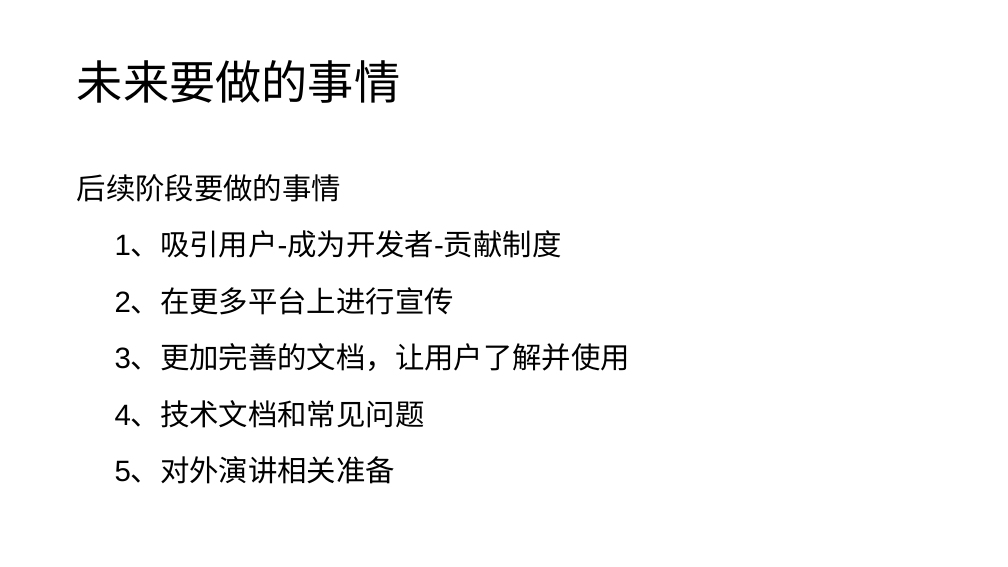
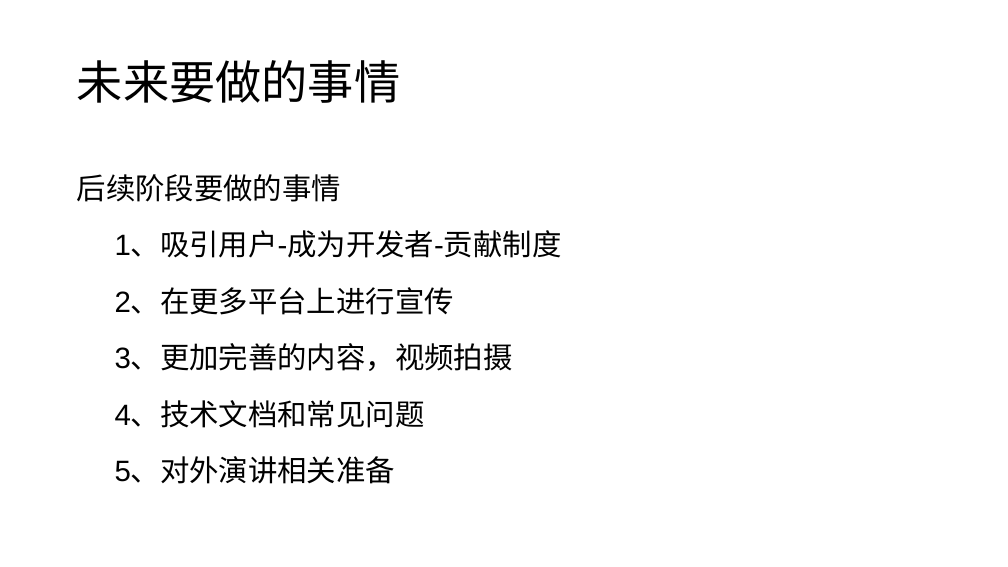
Before and after one commit to FIFCC/workdocs, a slide deck: slide 10 of About RevyOS/社区经理.pptx. Drawn at 1008x567 pixels with LibreOffice and Linux fonts; fonts in the diff are those of the drawing. Boxes give left, top, right and bottom in pixels: in the first picture for what was removed or moved away, otherwise in the second. Text is boxed around its words. In the diff, an @@ line names an element or a change of style, - is before the commit and + after.

```diff
--- a/About RevyOS/社区经理.pptx
+++ b/About RevyOS/社区经理.pptx
@@ text at box(115, 345, 513, 371): text changed @@
-3、更加完善的文档，让用户了解并使用
+3、更加完善的内容，视频拍摄
```
